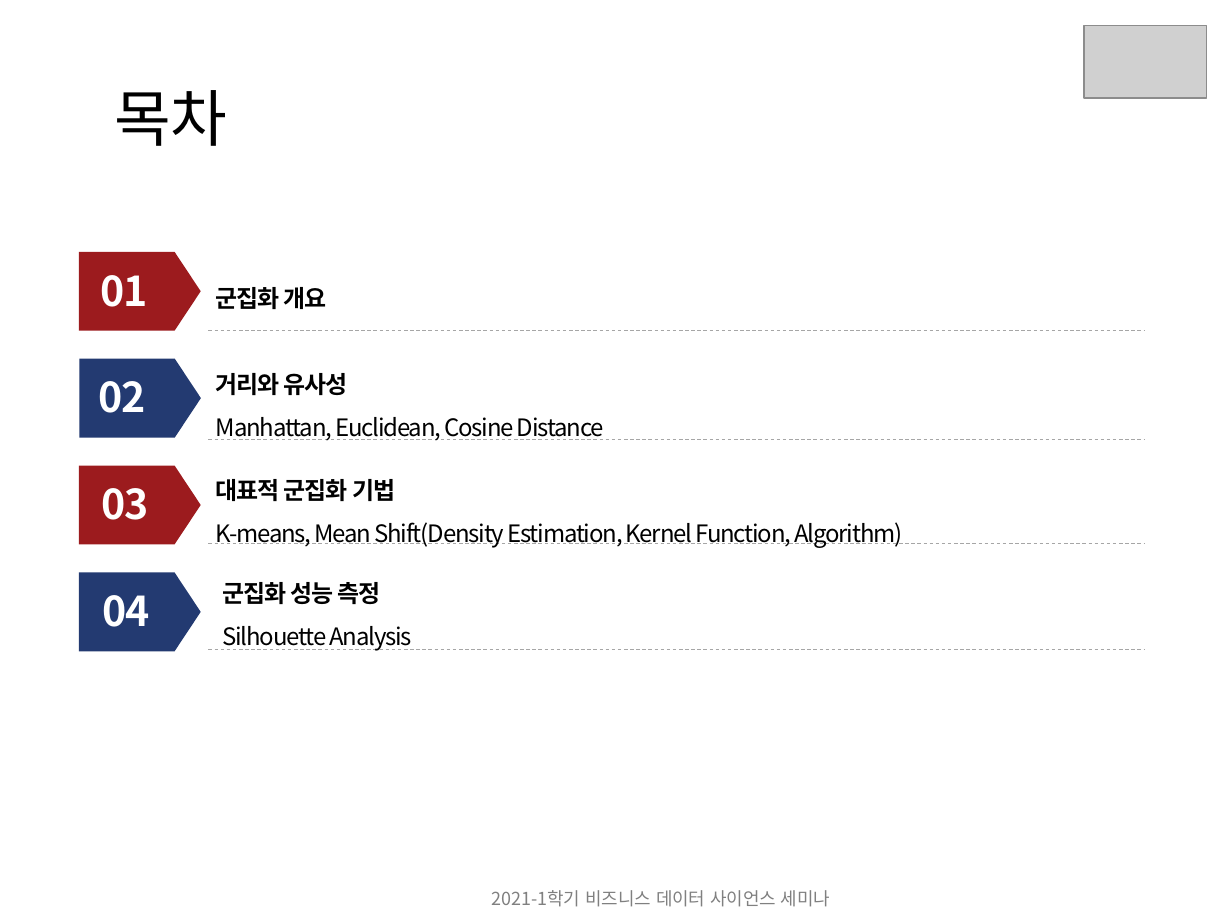
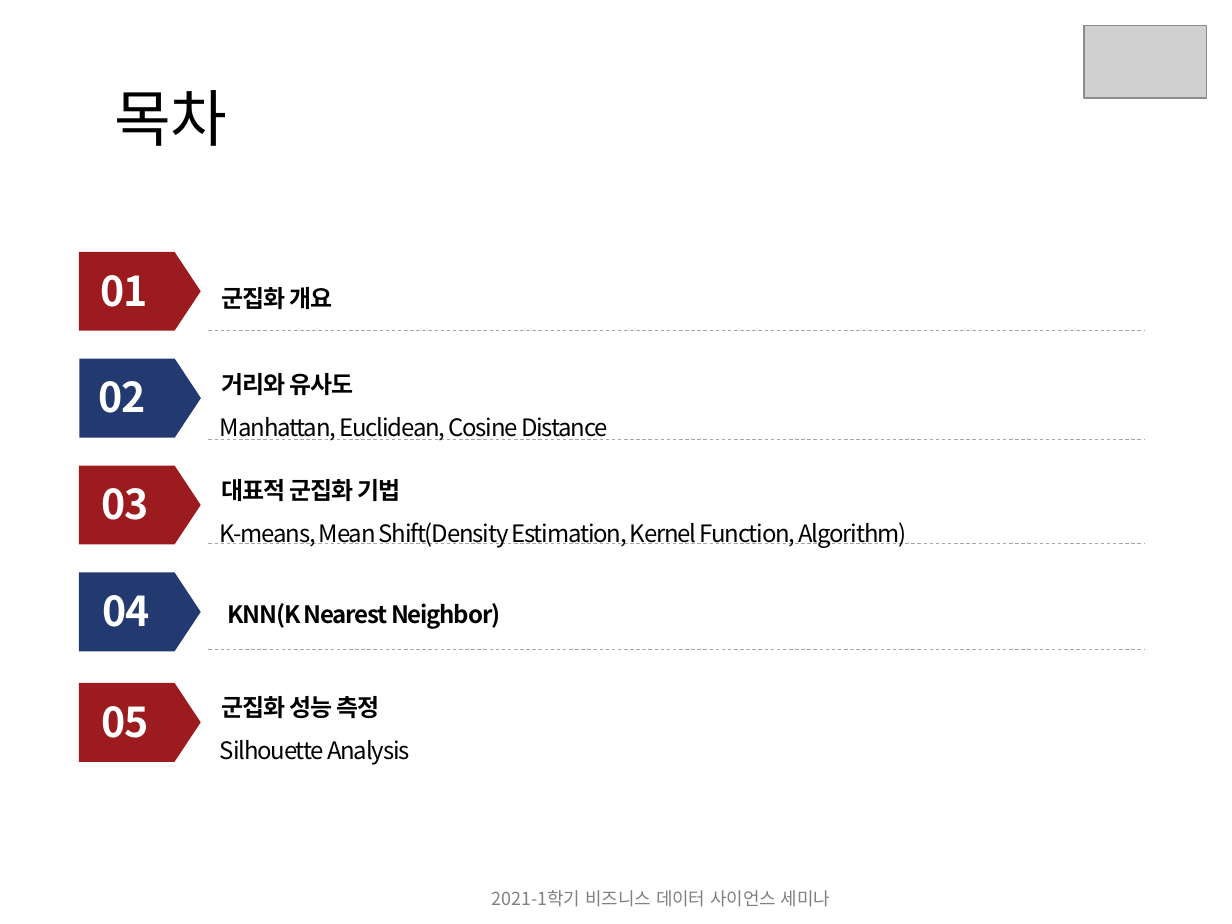
Before and after one commit to jihoahn9303/Seminar_For_Business_DS, a slide deck: slide 2 of document/비즈니스를_위한_데이터과학_6장.pptx. Drawn at 1232x924 pixels with LibreOffice and Linux fonts; fonts in the diff are those of the drawing; grey boxes stand for pictures. Boxes give left, top, right and bottom in pixels: in the first picture for what was removed or moved away, otherwise in the second. Text is boxed around its words. In the diff, an @@ line names an element or a change of style, - is before the commit and + after.

```diff
--- a/document/비즈니스를_위한_데이터과학_6장.pptx
+++ b/document/비즈니스를_위한_데이터과학_6장.pptx
@@ text "군집화 개요": place and size @@
-text "군집화 개요" at [216, 287, 327, 309]
+text "군집화 개요" at [221, 287, 333, 309]
@@ text at [221, 373, 354, 395]: text changed @@
-거리와 유사성
+거리와 유사도
@@ text "대표적 군집화 기법": place and size @@
-text "대표적 군집화 기법" at [216, 479, 902, 548]
+text "대표적 군집화 기법" at [220, 479, 906, 548]
@@ text added at [228, 603, 500, 629], 14 pt, text #000000, bold @@
+KNN(K Nearest Neighbor)
@@ pentagon arrow added at [79, 683, 201, 761], fill #9C1B1E @@
@@ text "군집화 성능 측정": place and size @@
-text "군집화 성능 측정" at [222, 582, 412, 651]
+text "군집화 성능 측정" at [220, 696, 410, 765]
@@ text added at [101, 706, 148, 738], 24 pt, text #FFFFFF, bold @@
+05
```
Also in this commit, not shown: 20 other slides changed, 4 slides added, 1 slide removed.
